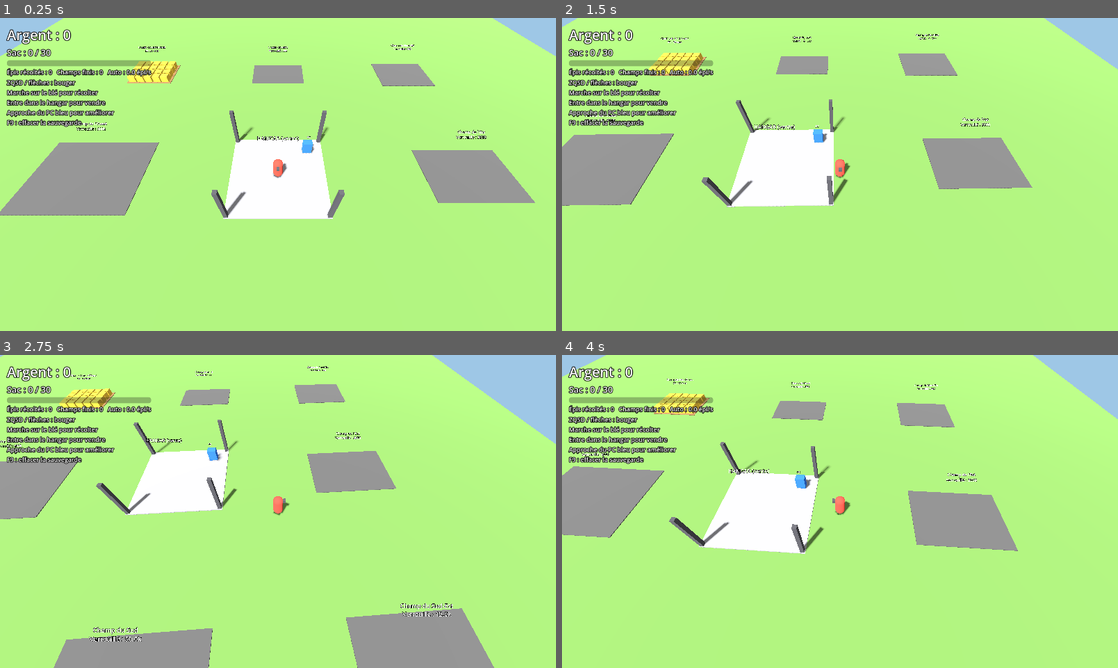
Above: before the commit, frames 1-4 (two rows, left to right).
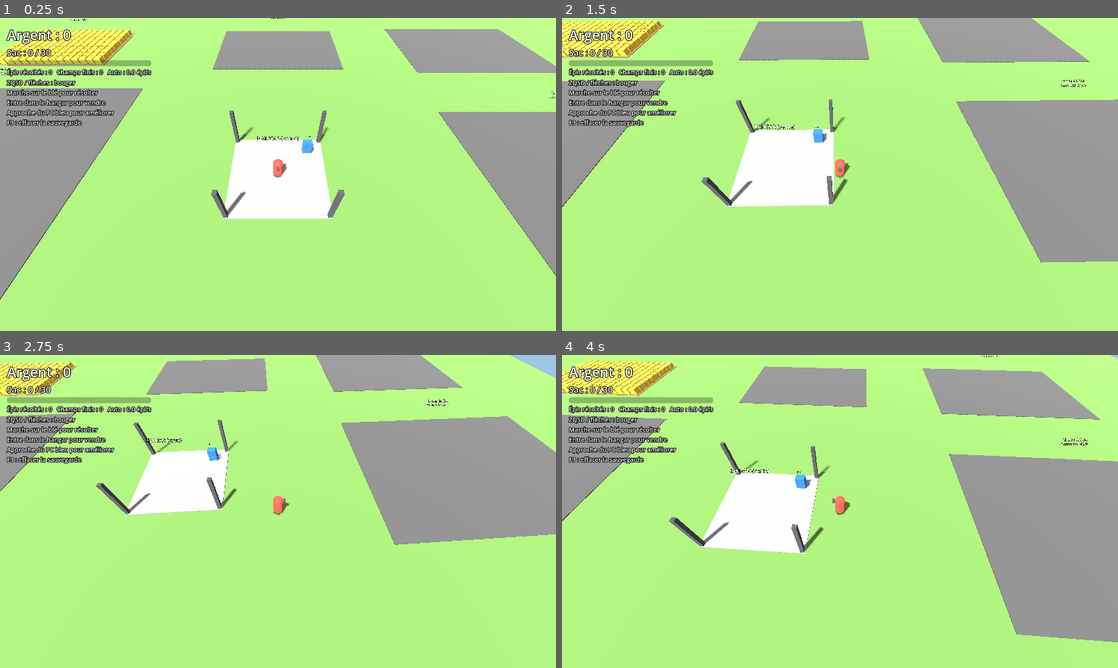
Above: after the commit, the same moments.

Repository: Valaraukar56/Agrimental
Game: Godot game, scene res://godot/main.tscn
Two runs of this game, one before a commit and one after it. Both use one fixed random seed, a clock stepped at 60 frames per second and the inputs below.
Inputs:
- Up to frame 1 (0.25 s): no input
- Up to frame 2 (1.5 s): tap Enter at 0.5 s; hold D 0.53-1.28 s; hold S from 1.28 s (still down)
- Up to frame 3 (2.75 s): release S at 2.03 s; hold D from 2.03 s (still down)
- Up to frame 4 (4 s): release D at 2.78 s; hold W 2.78-3.53 s; hold A from 3.53 s (still down)

The runs differ from the first frame. In frame 1, 25% of the frame differs, in the area x 0-100%, y 0-90%; in frame 2, 26%; in frame 3, 32%, in the area x 0-100%, y 0-100%; in frame 4, 30%.

Commit message:
Repousse par épi, grands champs et rééquilibrage
- Chaque épi a son propre minuteur (js/core et godot/core), migration
  des anciennes sauvegardes.
- Champs de 15x10 à 30x25, coûts rééquilibrés par simulation.
- Godot : disposition automatique des champs, épis en MultiMesh qui
  grandissent visuellement, tests indépendants des chiffres.
- Web : tuiles plus petites, JSON rechargés sans cache.

Co-Authored-By: Claude Opus 5.5 <noreply@anthropic.com>

Diff:
--- a/data/crops.json
+++ b/data/crops.json
@@ -3,6 +3,6 @@
     "name": "Blé",
     "icon": "🌾",
     "sellPrice": 1,
-    "growTime": 12
+    "growTime": 40
   }
 }
--- a/data/fields.json
+++ b/data/fields.json
@@ -1,10 +1,10 @@
 [
-  { "id": "f1", "name": "Champ du Nord-Ouest", "crop": "wheat", "width": 5, "height": 4, "unlockCost": 0,     "slot": { "col": 1, "row": 1 } },
-  { "id": "f2", "name": "Champ du Nord",       "crop": "wheat", "width": 6, "height": 4, "unlockCost": 300,    "slot": { "col": 2, "row": 1 } },
-  { "id": "f3", "name": "Champ du Nord-Est",   "crop": "wheat", "width": 6, "height": 5, "unlockCost": 900,   "slot": { "col": 3, "row": 1 } },
-  { "id": "f4", "name": "Champ de l'Est",      "crop": "wheat", "width": 7, "height": 5, "unlockCost": 3000,   "slot": { "col": 3, "row": 2 } },
-  { "id": "f5", "name": "Champ du Sud-Est",    "crop": "wheat", "width": 7, "height": 6, "unlockCost": 12000,  "slot": { "col": 3, "row": 3 } },
-  { "id": "f6", "name": "Champ du Sud",        "crop": "wheat", "width": 8, "height": 6, "unlockCost": 50000,  "slot": { "col": 2, "row": 3 } },
-  { "id": "f7", "name": "Champ du Sud-Ouest",  "crop": "wheat", "width": 8, "height": 7, "unlockCost": 200000, "slot": { "col": 1, "row": 3 } },
-  { "id": "f8", "name": "Champ de l'Ouest",    "crop": "wheat", "width": 9, "height": 7, "unlockCost": 800000, "slot": { "col": 1, "row": 2 } }
+  { "id": "f1", "name": "Champ du Nord-Ouest", "crop": "wheat", "width": 15, "height": 10, "unlockCost": 0,     "slot": { "col": 1, "row": 1 } },
+  { "id": "f2", "name": "Champ du Nord",       "crop": "wheat", "width": 17, "height": 12, "unlockCost": 500,    "slot": { "col": 2, "row": 1 } },
+  { "id": "f3", "name": "Champ du Nord-Est",   "crop": "wheat", "width": 19, "height": 14, "unlockCost": 1800,   "slot": { "col": 3, "row": 1 } },
+  { "id": "f4", "name": "Champ de l'Est",      "crop": "wheat", "width": 21, "height": 16, "unlockCost": 5400,   "slot": { "col": 3, "row": 2 } },
+  { "id": "f5", "name": "Champ du Sud-Est",    "crop": "wheat", "width": 23, "height": 18, "unlockCost": 16000,  "slot": { "col": 3, "row": 3 } },
+  { "id": "f6", "name": "Champ du Sud",        "crop": "wheat", "width": 25, "height": 20, "unlockCost": 48000,  "slot": { "col": 2, "row": 3 } },
+  { "id": "f7", "name": "Champ du Sud-Ouest",  "crop": "wheat", "width": 27, "height": 22, "unlockCost": 145000, "slot": { "col": 1, "row": 3 } },
+  { "id": "f8", "name": "Champ de l'Ouest",    "crop": "wheat", "width": 30, "height": 25, "unlockCost": 440000, "slot": { "col": 1, "row": 2 } }
 ]
--- a/data/upgrades.json
+++ b/data/upgrades.json
@@ -8,47 +8,47 @@
     "stat": "yieldPerTile",
     "op": "add",
     "value": 1,
-    "baseCost": 40,
-    "costGrowth": 1.22,
+    "baseCost": 80,
+    "costGrowth": 1.12,
     "maxLevel": null
   },
   {
     "id": "sack",
     "name": "Grand sac",
     "icon": "🎒",
-    "desc": "+30 places dans le sac",
+    "desc": "+50 places dans le sac",
     "category": "tool",
     "stat": "sackCapacity",
     "op": "add",
-    "value": 30,
-    "baseCost": 25,
-    "costGrowth": 1.22,
+    "value": 50,
+    "baseCost": 100,
+    "costGrowth": 1.2,
     "maxLevel": null
   },
   {
     "id": "fertilizer",
     "name": "Engrais",
     "icon": "🧪",
-    "desc": "Repousse 15 % plus rapide",
+    "desc": "Chaque épi repousse 15 % plus vite",
     "category": "tool",
     "stat": "growTimeMult",
     "op": "mul",
     "value": 0.85,
-    "baseCost": 900,
-    "costGrowth": 1.35,
+    "baseCost": 4000,
+    "costGrowth": 1.25,
     "maxLevel": 10
   },
   {
     "id": "farmhand",
     "name": "Ouvrier agricole",
     "icon": "🧑‍🌾",
-    "desc": "+0,5 épi/s récolté et vendu automatiquement",
+    "desc": "+1 épi/s récolté et vendu automatiquement",
     "category": "automation",
     "stat": "autoHarvestRate",
     "op": "add",
-    "value": 0.5,
-    "baseCost": 1500,
-    "costGrowth": 1.18,
+    "value": 1,
+    "baseCost": 4000,
+    "costGrowth": 1.13,
     "maxLevel": null
   }
 ]
--- a/godot/core/game.gd
+++ b/godot/core/game.gd
@@ -5,7 +5,7 @@
 
 signal tile_harvested(field_id: String, idx: int, source: String, amount: float)
 signal field_completed(field_id: String, bonus: float)
-signal field_regrown(field_id: String)
+signal tile_regrown(field_id: String, idx: int)
 signal sack_full
 signal sold(value: float)
 signal upgrade_bought(id: String, level: int)
@@ -110,6 +110,7 @@
 		add_money(amount * float(data["crops"][crop]["sellPrice"]))
 
 	f["tiles"][idx] = 0
+	f["regrow"][idx] = Formulas.grow_time(data, stats, crop)
 	state["totals"]["tilesHarvested"] += 1
 	tile_harvested.emit(field_id, idx, source, amount)
 	if not f["tiles"].has(1):
@@ -122,11 +123,10 @@
 	return harvest_tile(field_id, state["fields"][field_id]["tiles"].find(1), source)
 
 
+## Prime quand toutes les tuiles sont coupees en meme temps
 func complete_field(field_id: String) -> void:
-	var def := field_def(field_id)
-	var bonus := Formulas.completion_bonus(data, stats, def)
+	var bonus := Formulas.completion_bonus(data, stats, field_def(field_id))
 	add_money(bonus)
-	state["fields"][field_id]["regrowLeft"] = Formulas.grow_time(data, stats, def["crop"])
 	state["totals"]["fieldsCompleted"] += 1
 	field_completed.emit(field_id, bonus)
 
@@ -164,16 +164,21 @@
 func tick(delta: float) -> void:
 	state["playTime"] += delta
 
-	# Repousse des champs termines
+	# Repousse tuile par tuile
 	for def in data["fields"]:
 		var f: Dictionary = state["fields"][def["id"]]
-		if not f["unlocked"] or f["regrowLeft"] <= 0.0:
+		if not f["unlocked"]:
 			continue
-		f["regrowLeft"] -= delta
-		if f["regrowLeft"] <= 0.0:
-			f["regrowLeft"] = 0.0
-			f["tiles"].fill(1)
-			field_regrown.emit(def["id"])
+		var regrow: Array = f["regrow"]
+		var tiles: Array = f["tiles"]
+		for i in regrow.size():
+			if regrow[i] <= 0.0:
+				continue
+			regrow[i] -= delta
+			if regrow[i] <= 0.0:
+				regrow[i] = 0.0
+				tiles[i] = 1
+				tile_regrown.emit(def["id"], i)
 
 	# Automatisation : ouvriers
 	_auto_acc += float(stats["autoHarvestRate"]) * delta
@@ -191,7 +196,7 @@
 	var candidates: Array = []
 	for def in data["fields"]:
 		var f: Dictionary = state["fields"][def["id"]]
-		if f["unlocked"] and f["regrowLeft"] <= 0.0 and f["tiles"].has(1):
+		if f["unlocked"] and f["tiles"].has(1):
 			candidates.append(def["id"])
 	if candidates.is_empty():
 		return {}
--- a/godot/core/game_state.gd
+++ b/godot/core/game_state.gd
@@ -1,14 +1,18 @@
 class_name GameState
 extends RefCounted
 ## Port de js/core/state.js. Etat = Dictionary serialisable en JSON.
-## Tuile : 1 = epi mur, 0 = recolte.
+## Tuile : 1 = epi mur, 0 = recolte. regrow[i] = secondes avant repousse de la tuile i.
 
 
 static func _fresh_field(def: Dictionary) -> Dictionary:
+	var n := int(def["width"]) * int(def["height"])
 	var tiles: Array = []
-	tiles.resize(int(def["width"]) * int(def["height"]))
+	tiles.resize(n)
 	tiles.fill(1)
-	return {"unlocked": int(def["unlockCost"]) == 0, "tiles": tiles, "regrowLeft": 0.0}
+	var regrow: Array = []
+	regrow.resize(n)
+	regrow.fill(0.0)
+	return {"unlocked": int(def["unlockCost"]) == 0, "tiles": tiles, "regrow": regrow}
 
 
 static func create(data: Dictionary) -> Dictionary:
@@ -59,7 +63,14 @@
 		f["unlocked"] = bool(s.get("unlocked", false)) or f["unlocked"]
 		var tiles: Variant = s.get("tiles")
 		if tiles is Array and tiles.size() == f["tiles"].size():
+			var regrow: Variant = s.get("regrow")
+			var has_regrow: bool = regrow is Array and regrow.size() == tiles.size()
+			var full := float(data["crops"][def["crop"]]["growTime"])
 			for i in tiles.size():
-				f["tiles"][i] = int(tiles[i])
-			f["regrowLeft"] = float(s.get("regrowLeft", 0))
+				f["tiles"][i] = 1 if int(tiles[i]) == 1 else 0
+				if has_regrow:
+					f["regrow"][i] = float(regrow[i])
+				else:
+					# ancienne sauvegarde (repousse par champ) : les tuiles coupees repoussent normalement
+					f["regrow"][i] = 0.0 if f["tiles"][i] == 1 else full
 	return state
--- a/godot/main.gd
+++ b/godot/main.gd
@@ -4,7 +4,7 @@
 ## Les constantes ci-dessous reglent la SENSATION (distances, vitesse),
 ## pas l'economie (qui reste dans data/*.json).
 
-const SLOT_SPACING := 16.0     # distance hangar -> champs (m) : regle la longueur des allers-retours
+const FIELD_GAP := 4.0         # ecart entre le hangar et les champs (m) : regle la longueur des allers-retours
 const TILE_STEP := 1.0         # pas de la grille de ble (m)
 const PLAYER_SPEED := 6.0      # vitesse de marche (m/s)
 const HARVEST_RADIUS := 0.9    # rayon de recolte autour du joueur (m)
@@ -12,30 +12,34 @@
 const PC_POS := Vector3(2.6, 0, -2.6)
 const PC_RANGE := 1.8          # distance pour utiliser le PC (m)
 const CAMERA_OFFSET := Vector3(0, 14, 10)
-const WORLD_HALF := 38.0       # limite de deplacement (m)
 const SAVE_INTERVAL := 10.0
+const COLOR_RIPE := Color(0.89, 0.73, 0.23)
+const COLOR_CUT := Color(0.45, 0.33, 0.2)
+const COLOR_GROW := Color(0.55, 0.65, 0.25)
 
 var game: Game
 var player: Node3D
 var camera: Camera3D
-var field_nodes := {}          # id -> { root, tiles, cache, label, w, h }
+var field_nodes := {}          # id -> { root, mm, cache, label, w, h }
+var field_origins := {}        # id -> Vector3, calcule a partir des tailles de champs
+var world_half := 40.0         # limite de deplacement (m)
+var visual_acc := 0.0
 var hud := {}
 var mats := {}
 var tile_mesh: BoxMesh
 var save_acc := 0.0
 var message_left := 0.0
 var saving_enabled := true
+var use_save := true           # false dans les tests : partie neuve, sans lire la sauvegarde
 
 
 func _ready() -> void:
 	var data := DataLoader.load_data()
 	if data.is_empty():
 		return
-	game = Game.new(data, Storage.load_save())
+	game = Game.new(data, Storage.load_save() if use_save else null)
 
 	mats = {
-		"ripe": _mat(Color(0.89, 0.73, 0.23)),
-		"cut": _mat(Color(0.45, 0.33, 0.2)),
 		"soil": _mat(Color(0.54, 0.42, 0.27)),
 		"locked": _mat(Color(0.35, 0.35, 0.35)),
 		"hub": _mat(Color(0.6, 0.6, 0.62)),
@@ -45,7 +49,11 @@
 	}
 	tile_mesh = BoxMesh.new()
 	tile_mesh.size = Vector3(0.85, 1.0, 0.85)
-
+	var tile_mat := StandardMaterial3D.new()
+	tile_mat.vertex_color_use_as_albedo = true   # couleur par instance du MultiMesh
+	tile_mesh.material = tile_mat
+
+	_compute_layout()
 	_build_environment()
 	_build_hub()
 	for def in data["fields"]:
@@ -71,7 +79,7 @@
 		game.sell()   # entrer dans le hangar vend automatiquement
 	hud["panel"].visible = p.distance_to(PC_POS) <= PC_RANGE
 
-	_update_fields()
+	_update_fields(delta)
 	_update_hud(delta)
 
 	save_acc += delta
@@ -95,8 +103,8 @@
 	if dir != Vector3.ZERO:
 		dir = dir.normalized()
 		player.position += dir * PLAYER_SPEED * delta
-		player.position.x = clampf(player.position.x, -WORLD_HALF, WORLD_HALF)
-		player.position.z = clampf(player.position.z, -WORLD_HALF, WORLD_HALF)
+		player.position.x = clampf(player.position.x, -world_half, world_half)
+		player.position.z = clampf(player.position.z, -world_half, world_half)
 		player.rotation.y = atan2(dir.x, dir.z)
 	var target := player.position + CAMERA_OFFSET
 	camera.position = camera.position.lerp(target, 1.0 - exp(-8.0 * delta))
@@ -108,21 +116,25 @@
 	for def in game.data["fields"]:
 		var id: String = def["id"]
 		var f: Dictionary = game.state["fields"][id]
-		if not f["unlocked"] or f["regrowLeft"] > 0.0:
+		if not f["unlocked"]:
 			continue
 		var fn: Dictionary = field_nodes[id]
+		var w: int = fn["w"]
+		var h: int = fn["h"]
+		var tiles: Array = f["tiles"]
+		# Position du joueur en coordonnees de grille, puis seulement les tuiles proches
 		var local: Vector3 = p - fn["root"].position
-		if absf(local.x) > fn["w"] * TILE_STEP * 0.5 + HARVEST_RADIUS:
-			continue
-		if absf(local.z) > fn["h"] * TILE_STEP * 0.5 + HARVEST_RADIUS:
-			continue
-		for i in f["tiles"].size():
-			if f["tiles"][i] != 1:
-				continue
-			var t := _tile_local(i, fn["w"], fn["h"])
-			if Vector2(t.x - local.x, t.z - local.z).length() <= HARVEST_RADIUS:
-				if not game.harvest_tile(id, i):
-					return   # sac plein
+		var cx := local.x / TILE_STEP + (w - 1) * 0.5
+		var cz := local.z / TILE_STEP + (h - 1) * 0.5
+		var r := HARVEST_RADIUS / TILE_STEP
+		for z in range(maxi(0, ceili(cz - r)), mini(h - 1, floori(cz + r)) + 1):
+			for x in range(maxi(0, ceili(cx - r)), mini(w - 1, floori(cx + r)) + 1):
+				var i: int = z * w + x
+				if tiles[i] != 1:
+					continue
+				if Vector2(x - cx, z - cz).length() <= r:
+					if not game.harvest_tile(id, i):
+						return   # sac plein
 
 
 # ---------- Construction du monde ----------
@@ -172,7 +184,7 @@
 
 	var ground := MeshInstance3D.new()
 	var pm := PlaneMesh.new()
-	pm.size = Vector2(WORLD_HALF * 2 + 4, WORLD_HALF * 2 + 4)
+	pm.size = Vector2(world_half * 2 + 4, world_half * 2 + 4)
 	ground.mesh = pm
 	ground.material_override = _mat(Color(0.42, 0.58, 0.3))
 	add_child(ground)
@@ -188,8 +200,22 @@
 	_label3d("HANGAR (vente)", Vector3(0, 4.2, 0), self, 72)
 
 
-func _field_origin(def: Dictionary) -> Vector3:
-	return Vector3((float(def["slot"]["col"]) - 2.0) * SLOT_SPACING, 0, (float(def["slot"]["row"]) - 2.0) * SLOT_SPACING)
+## Place les champs autour du hangar selon slot.col / slot.row (grille 3x3, hangar au centre).
+## Chaque colonne et ligne est aussi large que son plus grand champ : aucun chevauchement.
+func _compute_layout() -> void:
+	var col_w := {1: 0.0, 2: HUB_HALF * 2, 3: 0.0}
+	var row_h := {1: 0.0, 2: HUB_HALF * 2, 3: 0.0}
+	for def in game.data["fields"]:
+		var c := int(def["slot"]["col"])
+		var r := int(def["slot"]["row"])
+		col_w[c] = maxf(col_w[c], int(def["width"]) * TILE_STEP)
+		row_h[r] = maxf(row_h[r], int(def["height"]) * TILE_STEP)
+	var col_x := {1: -(col_w[2] / 2 + FIELD_GAP + col_w[1] / 2), 2: 0.0, 3: col_w[2] / 2 + FIELD_GAP + col_w[3] / 2}
+	var row_z := {1: -(row_h[2] / 2 + FIELD_GAP + row_h[1] / 2), 2: 0.0, 3: row_h[2] / 2 + FIELD_GAP + row_h[3] / 2}
+	for def in game.data["fields"]:
+		field_origins[def["id"]] = Vector3(col_x[int(def["slot"]["col"])], 0, row_z[int(def["slot"]["row"])])
+	world_half = maxf(col_w[2] / 2 + FIELD_GAP + maxf(col_w[1], col_w[3]),
+		row_h[2] / 2 + FIELD_GAP + maxf(row_h[1], row_h[3])) + 6.0
 
 
 func _tile_local(i: int, w: int, h: int) -> Vector3:
@@ -203,20 +229,23 @@
 	var unlocked: bool = game.state["fields"][id]["unlocked"]
 
 	var root := Node3D.new()
-	root.position = _field_origin(def)
+	root.position = field_origins[id]
 	add_child(root)
 	_box(Vector3(w * TILE_STEP + 0.4, 0.05, h * TILE_STEP + 0.4), Vector3(0, 0.025, 0), mats["soil"] if unlocked else mats["locked"], root)
 
-	var tiles: Array = []
+	# Un seul MultiMesh par champ : des milliers d'epis en un appel de dessin
+	var mm: MultiMesh = null
 	if unlocked:
-		for i in w * h:
-			var t := MeshInstance3D.new()
-			t.mesh = tile_mesh
-			t.position = _tile_local(i, w, h)
-			root.add_child(t)
-			tiles.append(t)
+		mm = MultiMesh.new()
+		mm.transform_format = MultiMesh.TRANSFORM_3D
+		mm.use_colors = true
+		mm.mesh = tile_mesh
+		mm.instance_count = w * h
+		var mmi := MultiMeshInstance3D.new()
+		mmi.multimesh = mm
+		root.add_child(mmi)
 	var label := _label3d("", Vector3(0, 2.2, -h * 0.5 * TILE_STEP), root)
-	field_nodes[id] = {"root": root, "tiles": tiles, "cache": [], "label": label, "w": w, "h": h}
+	field_nodes[id] = {"root": root, "mm": mm, "cache": [], "label": label, "w": w, "h": h}
 
 
 func _build_player() -> void:
@@ -239,7 +268,12 @@
 
 
 # ---------- Mise a jour visuelle ----------
-func _update_fields() -> void:
+func _update_fields(delta: float) -> void:
+	# Les epis en train de repousser grandissent : rafraichis 10 fois par seconde
+	visual_acc += delta
+	var refresh_growth := visual_acc >= 0.1
+	if refresh_growth:
+		visual_acc = 0.0
 	for def in game.data["fields"]:
 		var id: String = def["id"]
 		var f: Dictionary = game.state["fields"][id]
@@ -247,24 +281,31 @@
 		if not f["unlocked"]:
 			fn["label"].text = "%s\nVerrouillé : %s" % [def["name"], _fmt(float(def["unlockCost"]))]
 			continue
-		if f["regrowLeft"] > 0.0:
-			fn["label"].text = "%s\nRepousse dans %d s" % [def["name"], ceili(f["regrowLeft"])]
-		else:
-			fn["label"].text = "%s\n%d / %d épis" % [def["name"], game.ripe_count(id), f["tiles"].size()]
+		var tiles: Array = f["tiles"]
+		var regrow: Array = f["regrow"]
+		fn["label"].text = "%s\n%d / %d épis mûrs" % [def["name"], game.ripe_count(id), tiles.size()]
+		var full := maxf(0.01, Formulas.grow_time(game.data, game.stats, def["crop"]))
 		var cache: Array = fn["cache"]
-		if cache.size() != f["tiles"].size():
-			cache.resize(f["tiles"].size())
+		if cache.size() != tiles.size():
+			cache.resize(tiles.size())
 			cache.fill(-1)
-		for i in f["tiles"].size():
-			var ripe: int = f["tiles"][i]
-			if cache[i] == ripe:
-				continue
-			cache[i] = ripe
-			var t: MeshInstance3D = fn["tiles"][i]
-			var height := 0.7 if ripe == 1 else 0.08
-			t.scale.y = height
-			t.position.y = height * 0.5
-			t.material_override = mats["ripe"] if ripe == 1 else mats["cut"]
+		for i in tiles.size():
+			if tiles[i] == 1:
+				if cache[i] != 1:
+					cache[i] = 1
+					_set_tile(fn, i, true, 1.0)
+			elif refresh_growth or cache[i] != 0:
+				cache[i] = 0
+				_set_tile(fn, i, false, 1.0 - clampf(regrow[i] / full, 0.0, 1.0))
+
+
+## growth : 0 = vient d'etre coupe, 1 = presque mur
+func _set_tile(fn: Dictionary, i: int, ripe: bool, growth: float) -> void:
+	var height := 0.7 if ripe else lerpf(0.06, 0.45, growth)
+	var pos := _tile_local(i, fn["w"], fn["h"]) + Vector3(0, height * 0.5, 0)
+	var mm: MultiMesh = fn["mm"]
+	mm.set_instance_transform(i, Transform3D(Basis.from_scale(Vector3(1, height, 1)), pos))
+	mm.set_instance_color(i, COLOR_RIPE if ripe else COLOR_CUT.lerp(COLOR_GROW, growth))
 
 
 func _on_field_completed(id: String, bonus: float) -> void:
--- a/godot/tests/test_game.gd
+++ b/godot/tests/test_game.gd
@@ -1,5 +1,6 @@
 extends SceneTree
-## Test de la logique portee (sans scene).
+## Test de la logique portee (sans scene). Les valeurs attendues sont calculees
+## a partir des JSON : le test reste valable quand l'equilibrage change.
 ## Lancer : Godot_console.exe --headless --path . --script res://godot/tests/test_game.gd
 
 var failures := 0
@@ -15,39 +16,75 @@
 	var data := DataLoader.load_data()
 	check(not data.is_empty(), "donnees JSON chargees")
 	var g := Game.new(data)
+	var f1: Dictionary = g.field_def("f1")
+	var n := int(f1["width"]) * int(f1["height"])
+	var price := float(data["crops"][f1["crop"]]["sellPrice"])
+	var grow := float(data["crops"][f1["crop"]]["growTime"])
 	check(g.state["fields"]["f1"]["unlocked"], "f1 debloque au depart")
 	check(not g.state["fields"]["f2"]["unlocked"], "f2 verrouille au depart")
 
+	# Repousse par epi
+	check(g.harvest_tile("f1", 0), "recolte de la tuile 0")
+	check(not g.harvest_tile("f1", 0), "tuile 0 coupee : pas de double recolte")
+	check(is_equal_approx(float(g.state["fields"]["f1"]["regrow"][0]), grow), "minuteur de la tuile 0 = growTime (%s)" % grow)
+	g.tick(grow * 0.5)
+	check(g.harvest_tile("f1", 1), "tuile 1 recoltee a mi-chemin")
+	g.tick(grow * 0.5 + 0.01)
+	check(g.state["fields"]["f1"]["tiles"][0] == 1, "tuile 0 a repousse apres growTime")
+	check(g.state["fields"]["f1"]["tiles"][1] == 0, "tuile 1 pas encore repoussee (minuteur independant)")
+	g.tick(grow * 0.5)
+	check(g.state["fields"]["f1"]["tiles"][1] == 1, "tuile 1 a repousse a son tour")
+
+	# Prime champ propre : tout couper (avec un sac assez grand)
+	g.state["upgrades"]["sack"] = 1000
+	g.recompute()
+	g.state["sack"] = {}
 	var completed := [0]
 	g.field_completed.connect(func(_id, _b): completed[0] += 1)
-	for i in 20:
+	var money_before: float = g.state["money"]
+	for i in n:
 		g.harvest_tile("f1", i)
-	check(g.sack_count() == 20.0, "20 epis dans le sac (%s)" % g.sack_count())
+	var bonus := Formulas.completion_bonus(data, g.stats, f1)
 	check(completed[0] == 1, "signal field_completed emis")
-	check(g.state["money"] == 10.0, "prime de champ propre = 10 (%s)" % g.state["money"])
-	check(not g.harvest_tile("f1", 0), "pas de recolte pendant la repousse")
+	check(is_equal_approx(g.state["money"] - money_before, bonus), "prime de champ propre = %d" % bonus)
+	var expected_sack := n * float(g.stats["yieldPerTile"])
+	check(is_equal_approx(g.sack_count(), expected_sack), "%d epis dans le sac (%s)" % [expected_sack, g.sack_count()])
 
-	g.sell()
-	check(g.state["money"] == 30.0 and g.sack_count() == 0.0, "vente : 30 et sac vide")
-	check(g.buy_upgrade("sack"), "achat du sac (25)")
-	check(g.stats["sackCapacity"] == 60.0, "capacite 60 (%s)" % g.stats["sackCapacity"])
-	check(g.get_upgrade_cost("sack") == 31, "cout sac niv.1 = ceil(25*1.22) = 31 (%s)" % g.get_upgrade_cost("sack"))
+	var value := g.sell()
+	check(is_equal_approx(value, expected_sack * price) and g.sack_count() == 0.0, "vente = %s, sac vide" % value)
 
-	g.tick(12.1)
-	check(g.ripe_count("f1") == 20, "f1 a repousse apres 12 s")
+	# Ameliorations
+	g.state["upgrades"] = {}
+	g.recompute()
+	var sack_def := g.upgrade_def("sack")
+	g.state["money"] = float(sack_def["baseCost"])
+	check(g.buy_upgrade("sack"), "achat du sac au cout de base")
+	check(is_equal_approx(g.stats["sackCapacity"], float(data["balance"]["baseStats"]["sackCapacity"]) + float(sack_def["value"])), "capacite du sac augmentee")
+	check(g.get_upgrade_cost("sack") == int(ceil(float(sack_def["baseCost"]) * float(sack_def["costGrowth"]))), "cout niveau 1 = base x croissance")
 
-	g.state["money"] = 2000.0
+	# Ouvrier
+	g.tick(grow + 1.0)
+	var ripe_before := g.ripe_count("f1")
+	g.state["money"] = 1e9
 	check(g.buy_upgrade("farmhand"), "achat ouvrier")
-	g.tick(10.0)
-	check(g.ripe_count("f1") == 15, "ouvrier : 5 epis en 10 s (%d restants)" % g.ripe_count("f1"))
+	var rate := float(g.stats["autoHarvestRate"])
+	g.tick(4.0 / rate)
+	check(ripe_before - g.ripe_count("f1") == 4, "ouvrier : 4 epis en %s s" % (4.0 / rate))
 
 	# Aller-retour sauvegarde JSON (les nombres reviennent en float)
 	var saved: Variant = JSON.parse_string(JSON.stringify(g.serialize()))
 	var g2 := Game.new(data, saved)
-	check(g2.ripe_count("f1") == 15, "sauvegarde : tuiles conservees")
-	check(g2.upgrade_level("farmhand") == 1 and g2.upgrade_level("sack") == 1, "sauvegarde : niveaux conserves")
+	check(g2.ripe_count("f1") == g.ripe_count("f1"), "sauvegarde : tuiles conservees")
+	check(g2.upgrade_level("farmhand") == 1, "sauvegarde : niveaux conserves")
 	check(g2.state["fields"]["f1"]["tiles"].has(1), "sauvegarde : tuiles relues en int")
-	check(g2.harvest_tile("f1", g2.state["fields"]["f1"]["tiles"].find(1)), "recolte apres rechargement")
+	var cut: int = g2.state["fields"]["f1"]["tiles"].find(0)
+	check(cut >= 0 and g2.state["fields"]["f1"]["regrow"][cut] > 0.0, "sauvegarde : minuteurs conserves")
+
+	# Ancienne sauvegarde (repousse par champ, sans tableau regrow)
+	var old := {"fields": {"f1": {"unlocked": true, "tiles": g2.state["fields"]["f1"]["tiles"].duplicate(), "regrowLeft": 3}}}
+	var g3 := Game.new(data, old)
+	var c3: int = g3.state["fields"]["f1"]["tiles"].find(0)
+	check(c3 < 0 or is_equal_approx(float(g3.state["fields"]["f1"]["regrow"][c3]), grow), "migration ancienne sauvegarde")
 
 	print("\n%s" % ("TOUS LES TESTS PASSENT" if failures == 0 else "%d ECHEC(S)" % failures))
 	quit(1 if failures else 0)
--- a/godot/tests/test_scene.gd
+++ b/godot/tests/test_scene.gd
@@ -10,6 +10,7 @@
 func _initialize() -> void:
 	main = load("res://godot/main.tscn").instantiate()
 	main.saving_enabled = false
+	main.use_save = false
 	root.add_child(main)
 
 
Not shown, changed: docs/PASSERELLES.md
